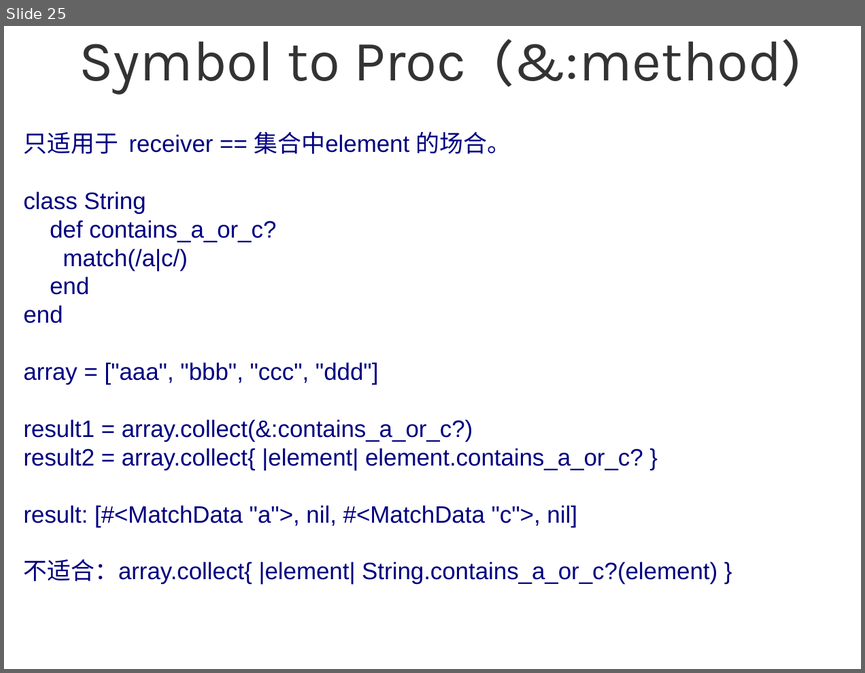
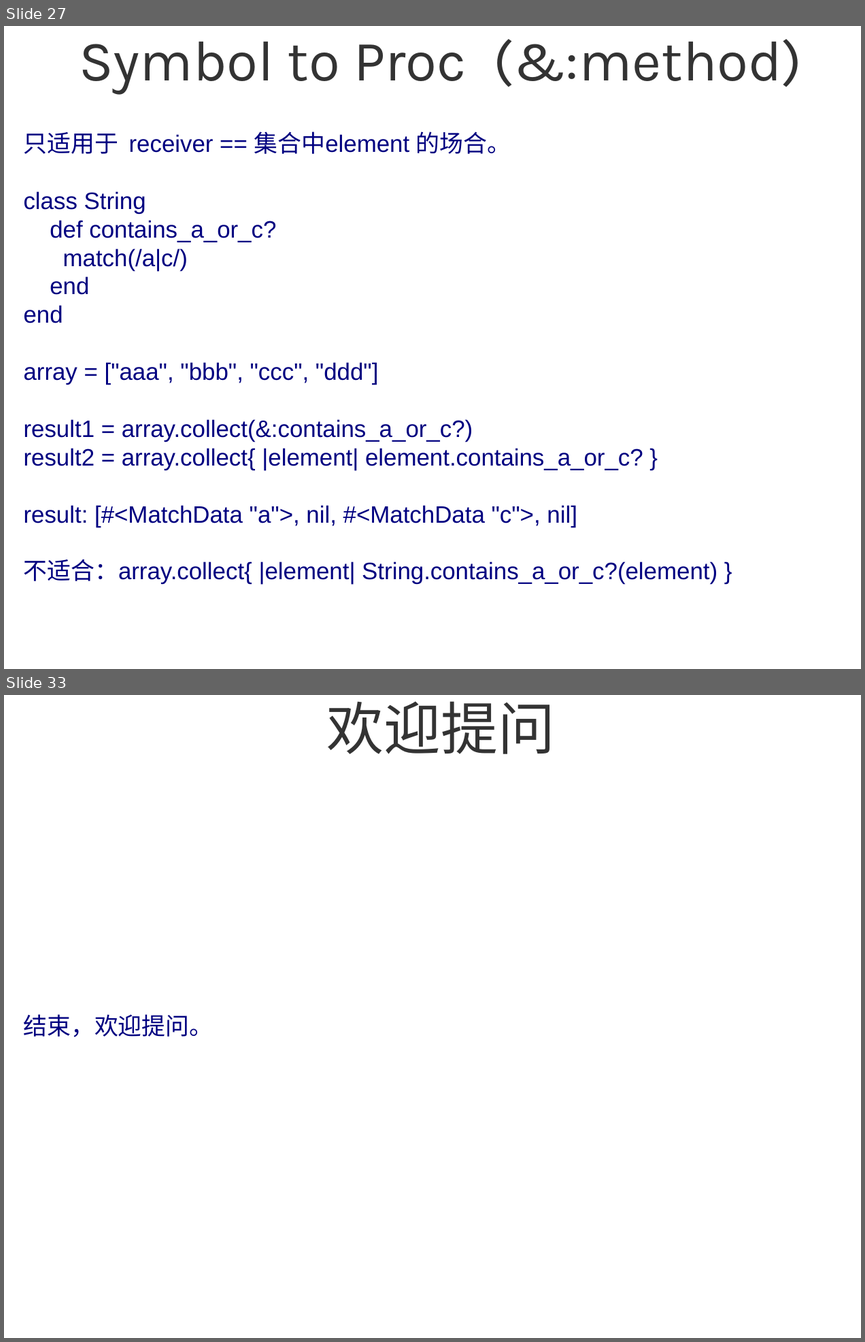
Before and after one commit to sg552/meta_ruby, a slide deck: meta_programming_ruby.odp. Shown one above the other, each under a label of ours: slide 25 before the commit, slides 27 and 33 after it; the slides between them are not shown. The pictures are 865x673 and 865x1342 pixels, drawn with LibreOffice and Linux fonts; fonts in the diff are those of the drawing; background and template pictures are left out. Boxes give left, top, right and bottom in pixels: in the first picture for what was removed or moved away, otherwise in the second. Text is boxed around its words. In the diff, an @@ line names an element or a change of style, - is before the commit and + after.

```diff
--- a/meta_programming_ruby.odp
+++ b/meta_programming_ruby.odp
@@ slide 33 added at (4, 695, 861, 1338), background #FFFFFF @@
@@ title added at (327, 701, 555, 754), 52.8 pt, text #333333 @@
+欢迎提问
@@ subtitle added at (24, 1014, 213, 1037), 22 pt, text #000080 @@
+结束，欢迎提问。
@@ what was slide 25 is now slide 27 @@
```
Also in this commit, not shown: 9 slides changed, 11 other slides added, 3 slides removed, 2 other files.
